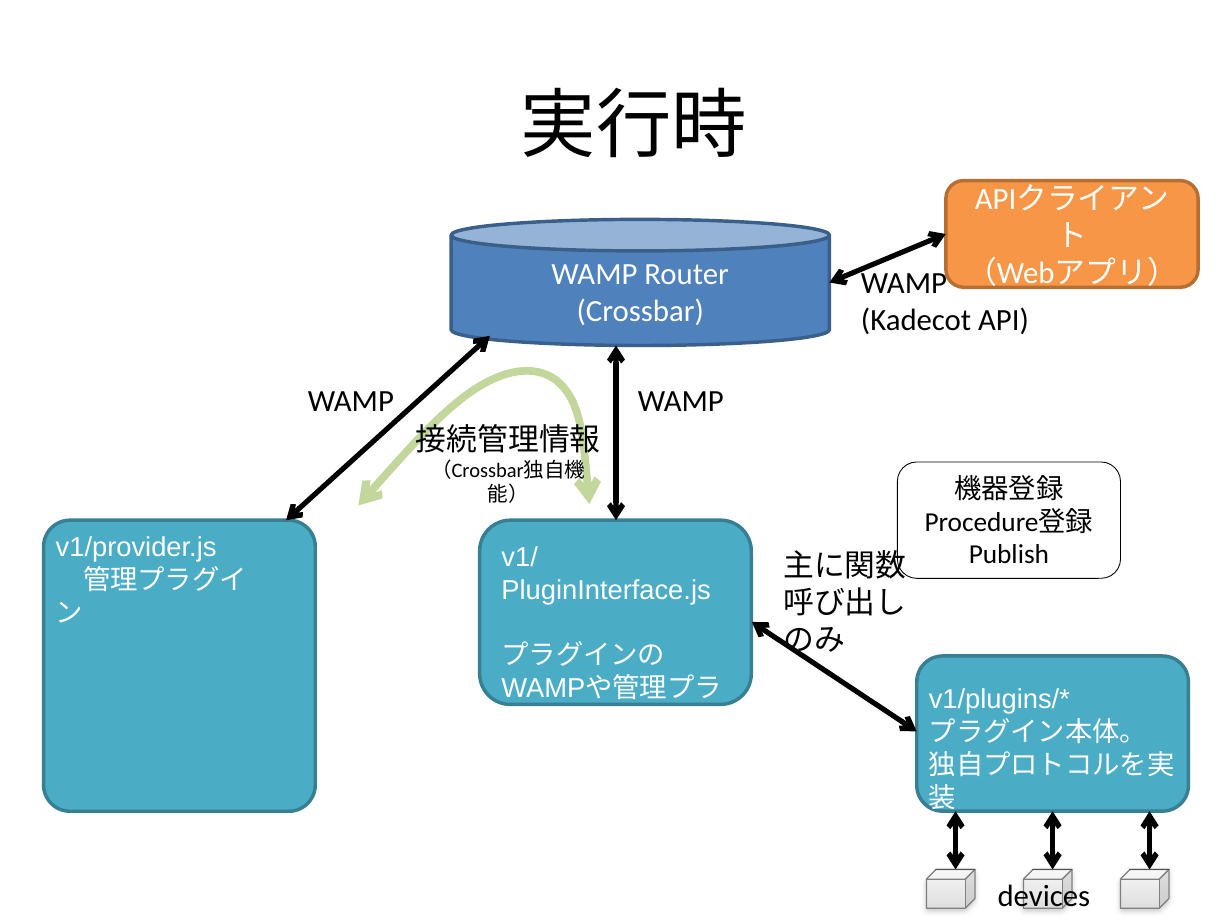
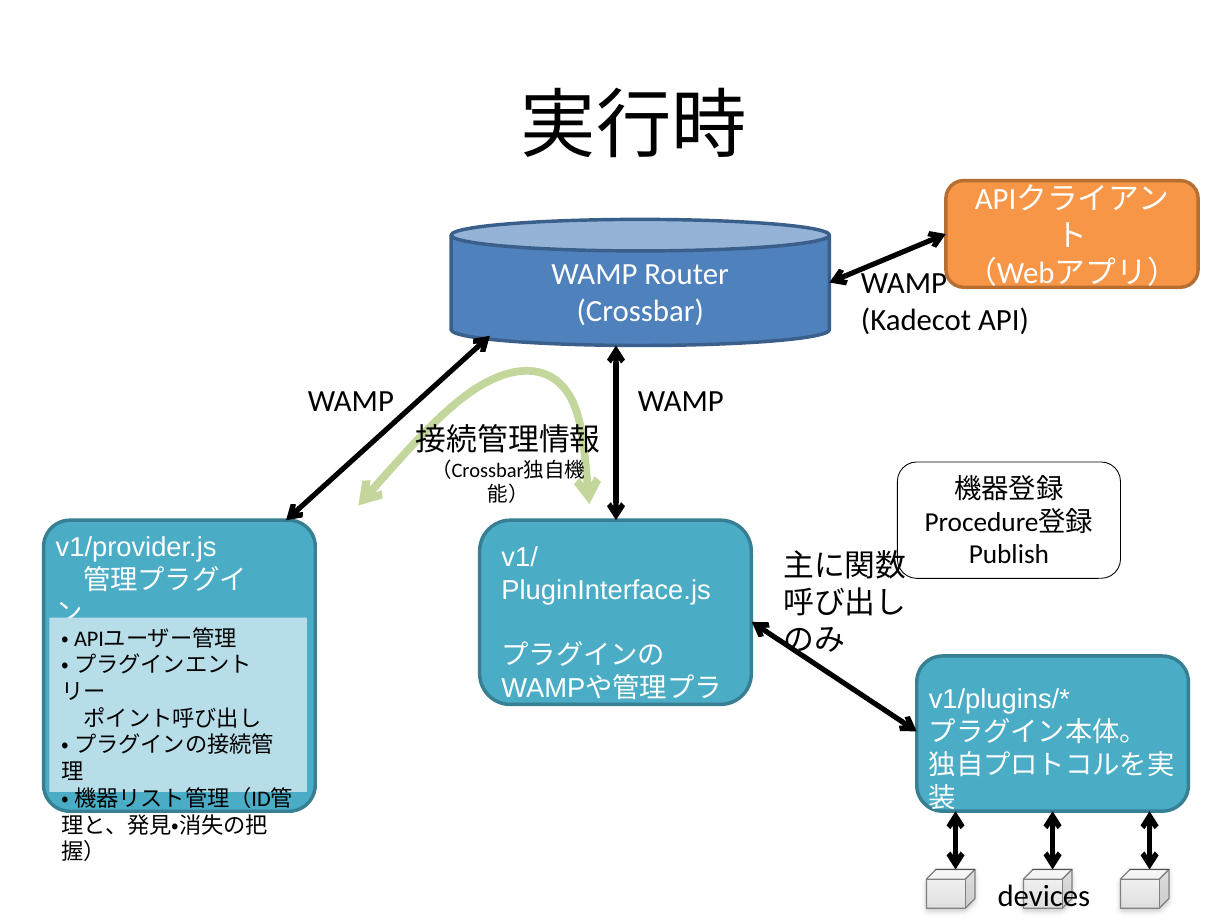
Before and after one commit to SonyCSL/Kadecot-JS, a slide deck: slide 3 of docs/Figs.pptx (slide 2 before the commit). Drawn at 1232x924 pixels with LibreOffice and Linux fonts; fonts in the diff are those of the drawing. Boxes give left, top, right and bottom in pixels: in the first picture for what was removed or moved away, otherwise in the second. Text is boxed around its words. In the diff, an @@ line names an element or a change of style, - is before the commit and + after.

```diff
--- a/docs/Figs.pptx
+++ b/docs/Figs.pptx
@@ rectangle added at <box>49,617,307,791</box>, fill #B7DEE8, 13 pt, text #000000 @@
+・ APIユーザー管理
+・ プラグインエントリー
+ポイント呼び出し
+・ プラグインの接続管理
+・ 機器リスト管理（ID管理と、発見・消失の把握）
```
Also in this commit, not shown: 1 other slide changed, 1 slide added, 4 other files.
